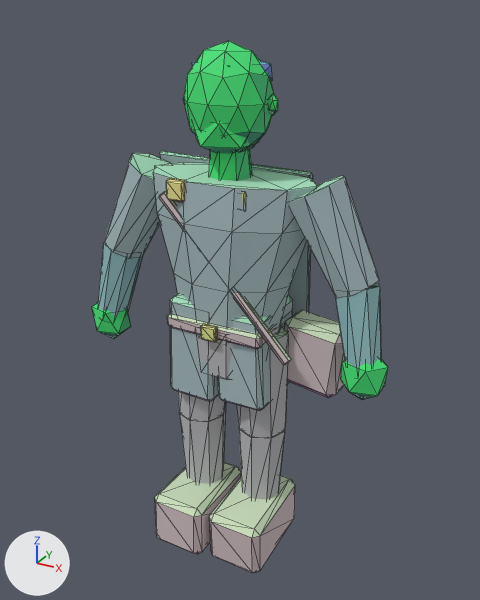
An edit to the glTF model assets/exports/npc/npc_wayfarer_v01.glb, drawn before and after from the same camera.
One viewpoint serves both versions: a 50 mm camera at (1.17, -2.05, 2.13) aimed at (0.02, 0.03, 1.09). The lights are fixed; the arrows at lower left show +X, +Y and +Z. The older version comes first. Mesh edges are drawn as thin lines. Vertices at exactly the same position are counted once.

The first picture shows 'GEO_npc_wayfarer_v01'.
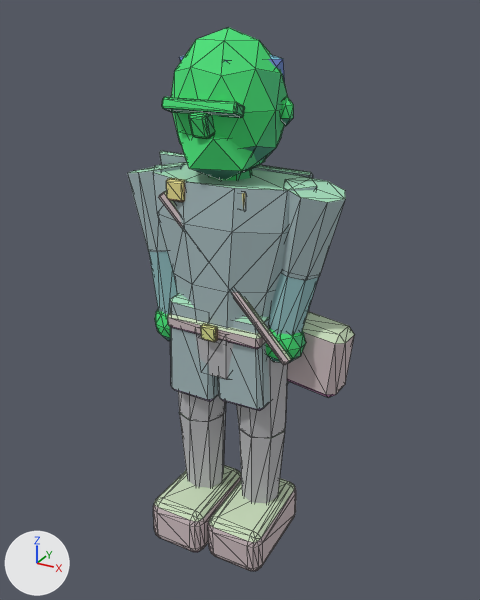
Location of each change, (x1, y1, x2, y2) in pixels of the pictures (480 x 600 px; the box of a moved part takes in the faces that stretch with it):
'GEO_npc_wayfarer_v01', reshaped (23% narrower): before (92, 41, 388, 573); after (127, 27, 354, 571)
part 1 of me_geo_npc_wayfarer_v01, moved or reshaped: before (98, 243, 143, 317); after (149, 251, 178, 315)
part 2 of me_geo_npc_wayfarer_v01, added: after (155, 310, 171, 341)
part 3 of me_geo_npc_wayfarer_v01, moved or reshaped: before (335, 283, 381, 370); after (269, 273, 318, 335)
part 4 of me_geo_npc_wayfarer_v01, added (green): after (266, 328, 306, 363)
part 5 of me_geo_npc_wayfarer_v01, added (green): after (171, 27, 288, 173)
part 6 of me_geo_npc_wayfarer_v01, added (green): after (178, 131, 265, 179)
part 7 of me_geo_npc_wayfarer_v01, added: after (280, 96, 294, 126)
part 8 of me_geo_npc_wayfarer_v01, added: after (179, 55, 285, 82)
part 9 of me_geo_npc_wayfarer_v01, rebuilt: before (155, 462, 241, 554); after (153, 465, 241, 552)
part 10 of me_geo_npc_wayfarer_v01, rebuilt: before (209, 476, 295, 573); after (208, 478, 296, 571)
part 11 of me_geo_npc_wayfarer_v01, rebuilt (29% narrower, 16% shorter): before (289, 175, 379, 298); after (281, 177, 345, 280)
part 12 of me_geo_npc_wayfarer_v01, rebuilt (13% narrower, 16% shorter): before (104, 153, 171, 258); after (127, 164, 185, 252)
part 13 of me_geo_npc_wayfarer_v01, added (green): after (162, 97, 245, 118)
part 14 of me_geo_npc_wayfarer_v01, added (green): after (189, 112, 214, 139)
part 15 of me_geo_npc_wayfarer_v01, deleted: before (92, 61, 388, 399)
part 16 of me_geo_npc_wayfarer_v01, built on (mostly hidden afterwards): before (183, 41, 274, 180); after (209, 169, 252, 180)
part 17 of me_geo_npc_wayfarer_v01, recoloured: before (335, 334, 342, 344); after (335, 334, 345, 344)

Patch to the scene script:
```diff
--- a/assets/exports/npc/npc_wayfarer_v01.glb.py
+++ b/assets/exports/npc/npc_wayfarer_v01.glb.py
@@ me_geo_npc_wayfarer_v01 @@
 # used by ob_geo_npc_wayfarer_v01; location = (0.0, 0.0, 0.0)
-me_geo_npc_wayfarer_v01.from_pydata(...)  # 574 vertices, 1032 faces; spans x -0.64..0.64, y -0.27..0.26, z -0.01..2.03
+me_geo_npc_wayfarer_v01.from_pydata(...)  # 890 vertices, 1656 faces; spans x -0.44..0.47, y -0.28..0.26, z 0.0..2.07
+# me_geo_npc_wayfarer_v01 part 1: the loose piece of 16 vertices spanning x -0.62..-0.41, y -0.12..0.06, z 0.91..1.26 is turned -18.6 degrees about the y axis through its middle and scaled by 0.935, then moved by (0.27, 0.01, 0.04)
+# me_geo_npc_wayfarer_v01 part 2: a new loose piece, an icosphere of 80 faces spanning x -0.32..-0.15, y -0.13..0.04, z 0.88..1.06, in mat_mat_npc_indexed
+# me_geo_npc_wayfarer_v01 part 3: the loose piece of 16 vertices spanning x 0.41..0.62, y -0.1..0.1, z 0.92..1.26 is multiplied about its middle by the matrix ((0.875, 0.002, 0.315), (0.004, 0.93, -0.018), (-0.315, 0.019, 0.875)), then moved by (-0.27, 0.0, 0.04)
+# me_geo_npc_wayfarer_v01 part 4: a new loose piece, an icosphere of 80 faces spanning x 0.15..0.32, y -0.11..0.05, z 0.9..1.08, in mat_mat_npc_indexed
+# me_geo_npc_wayfarer_v01 part 5: a new loose piece, an icosphere of 80 faces spanning x -0.2..0.2, y -0.19..0.17, z 1.58..2.07, in mat_mat_npc_indexed
+# me_geo_npc_wayfarer_v01 part 6: a new loose piece, an icosphere of 20 faces spanning x -0.15..0.15, y -0.2..0.08, z 1.57..1.81, in mat_mat_npc_indexed
+# me_geo_npc_wayfarer_v01 part 7: a new loose piece, an icosphere of 20 faces spanning x 0.186..0.24, y -0.025..0.017, z 1.769..1.866, in mat_mat_npc_indexed
+# me_geo_npc_wayfarer_v01 part 8: a new loose piece, an icosphere of 20 faces spanning x -0.19..0.19, y -0.13..0.17, z 1.85..2.03, in mat_mat_npc_indexed
+# me_geo_npc_wayfarer_v01 part 9: the loose piece of 24 vertices spanning x -0.25..-0.01, y -0.27..0.12, z -0.01..0.24 is rebuilt with 96 vertices and now spans x -0.25..0.0, y -0.28..0.13, z 0.0..0.22
+# me_geo_npc_wayfarer_v01 part 10: the loose piece of 24 vertices spanning x 0.01..0.25, y -0.24..0.15, z -0.01..0.24 is rebuilt with 96 vertices and now spans x 0.0..0.25, y -0.25..0.16, z 0.0..0.22
+# me_geo_npc_wayfarer_v01 part 11: the loose piece of 16 vertices spanning x 0.22..0.57, y -0.11..0.11, z 1.2..1.62 is rebuilt with 16 vertices and now spans x 0.18..0.44, y -0.11..0.11, z 1.25..1.59
+# me_geo_npc_wayfarer_v01 part 12: the loose piece of 16 vertices spanning x -0.57..-0.23, y -0.11..0.11, z 1.2..1.62 is rebuilt with 16 vertices and now spans x -0.44..-0.18, y -0.11..0.11, z 1.25..1.59
+# me_geo_npc_wayfarer_v01 part 13: a new loose piece of 56 vertices spanning x -0.14..0.14, y -0.21..-0.15, z 1.81..1.86, in mat_mat_npc_indexed
+# me_geo_npc_wayfarer_v01 part 14: a new loose piece of 56 vertices spanning x -0.03..0.03, y -0.22..-0.15, z 1.74..1.83, in mat_mat_npc_indexed
+# me_geo_npc_wayfarer_v01 part 15: 6 loose pieces with 72 vertices, spanning x -0.64..0.64, y -0.14..0.13, z 0.81..1.99, are deleted
+# me_geo_npc_wayfarer_v01 part 16
+# 42 vertices are removed from x -0.16..0.16, y -0.15..0.13, z 1.65..2.03
+# 80 faces are deleted
+# 8 vertices in x -0.07..0.07, y -0.07..0.07, z 1.7 move by (0.0, 0.0, -0.04)
+# me_geo_npc_wayfarer_v01 part 17: 4 kept faces spanning x 0.19..0.47, y 0.0..0.15, z 0.78..1.04 get new vertex colours
+# other edits to the shape of me_geo_npc_wayfarer_v01 do not show in these pictures
 me_geo_npc_wayfarer_v01.materials.append(mat_mat_npc_indexed)
```
